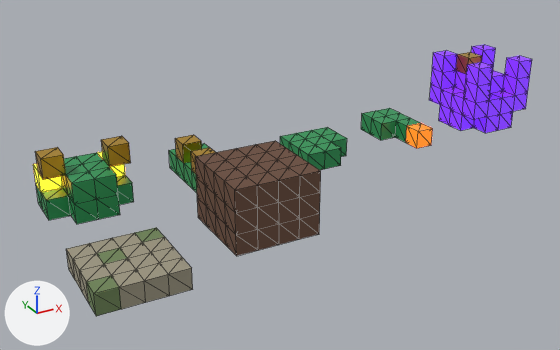
The glTF model art/dragon_kit.glb, before and after one commit.
Camera for both pictures: a camera (50 mm lens) standing at (-1.99, -8.36, 3.99) and looking at (2.3, -0.57, 0.09). The axes (+X, +Y, +Z) are drawn at lower left. The lights are the same throughout. The picture after the commit comes second. Mesh edges are drawn as thin lines. Vertices at exactly the same position are counted once.

The scene before the commit, as lines of its bpy script (objects in view):
```python
ob_floor = bpy.data.objects.new('floor', me_floor)
ob_floor.location = (0.0, -1.5, 0.0)
ob_food = bpy.data.objects.new('food', me_food)
ob_food.location = (6.0, 0.0, 0.0)
ob_head = bpy.data.objects.new('head', me_head)
ob_head.location = (0.0, 0.0, 0.0)
ob_straight = bpy.data.objects.new('straight', me_straight)
ob_straight.location = (1.5, 0.0, 0.0)
ob_tail = bpy.data.objects.new('tail', me_tail)
ob_tail.location = (4.5, 0.0, 0.0)
ob_turn = bpy.data.objects.new('turn', me_turn)
ob_turn.location = (3.0, 0.0, 0.0)
ob_wall = bpy.data.objects.new('wall', me_wall)
ob_wall.location = (1.5, -1.5, 0.0)
```
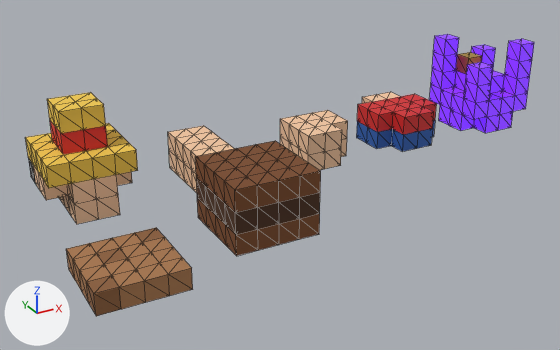
Changed parts and their boxes [x1, y1, x2, y2] in the pictures (560 x 350 px):
'head', reshaped (12% wider, 49% taller)
    before: [33, 136, 134, 224]
    after: [25, 92, 138, 224]
'food', reshaped (12% taller)
    before: [430, 45, 532, 133]
    after: [430, 34, 534, 133]
'tail', reshaped (12% wider, 49% taller)
    before: [361, 108, 433, 148]
    after: [356, 92, 437, 152]
'turn', reshaped (39% taller)
    before: [280, 127, 347, 170]
    after: [280, 110, 348, 170]
'straight', reshaped
    before: [169, 135, 215, 193]
    after: [168, 126, 235, 193]
part 1 of me_floor, recoloured
    both: [66, 233, 193, 309]
part 2 of me_floor, recoloured (green to brown)
    both: [86, 228, 164, 316]
part 3 of me_food, added (purple)
    after: [433, 34, 534, 62]
part 4 of me_head, built on
    before: [36, 183, 134, 220]
    after: [25, 92, 138, 188]
part 5 of me_head, recoloured (green to beige)
    before: [61, 153, 120, 224]
    after: [59, 175, 120, 224]
part 6 of me_head, recoloured
    both: [35, 136, 129, 179]
part 7 of me_head, recoloured
    before: [33, 152, 125, 192]
    after: [33, 165, 41, 192]
part 8 of me_straight, added (beige)
    after: [168, 126, 235, 170]
part 9 of me_straight, recoloured (green to beige)
    before: [169, 143, 210, 193]
    after: [169, 151, 197, 193]
part 10 of me_straight, recoloured (lighter)
    both: [175, 135, 215, 174]
part 11 of me_tail, added
    after: [356, 92, 437, 152]
part 12 of me_tail, recoloured
    before: [361, 108, 399, 135]
part 13 of me_tail, recoloured (green)
    before: [371, 113, 420, 142]
part 14 of me_tail, recoloured (orange to blue)
    before: [406, 123, 433, 148]
    after: [417, 128, 433, 148]
part 15 of me_turn, added (beige)
    after: [280, 110, 348, 155]
part 16 of me_turn, recoloured (green to beige)
    before: [280, 127, 347, 170]
    after: [280, 137, 347, 170]
part 17 of me_wall, recoloured
    both: [195, 141, 321, 254]
part 18 of me_wall, recoloured
    both: [196, 178, 320, 234]

What changed in the scene script:
```text
Add mat_cratetrim:
    mat_cratetrim = principled_material('CrateTrim')
    mat_cratetrim.base_color = (0.0704, 0.0273, 0.0103)  # brown #4b2e1a
    mat_cratetrim.roughness = 0.9
Add mat_crate:
    mat_crate = principled_material('Crate')
    mat_crate.base_color = (0.195, 0.0685, 0.0212)  # brown #7a4a28
    mat_crate.roughness = 0.9
Add mat_skin:
    mat_skin = principled_material('Skin')
    mat_skin.base_color = (0.905, 0.571, 0.356)  # beige #f4c7a1
    mat_skin.roughness = 0.85
Add mat_blue:
    mat_blue = principled_material('Blue')
    mat_blue.base_color = (0.0232, 0.109, 0.434)  # blue #2a5db0
    mat_blue.roughness = 0.7
Add mat_strawhat:
    mat_strawhat = principled_material('StrawHat')
    mat_strawhat.base_color = (0.888, 0.584, 0.0723)  # yellow #f2c94c
    mat_strawhat.roughness = 0.8
Add mat_deckdark:
    mat_deckdark = principled_material('DeckDark')
    mat_deckdark.base_color = (0.262, 0.114, 0.0437)  # brown #8c5f3b
    mat_deckdark.roughness = 0.9
Add mat_deck:
    mat_deck = principled_material('Deck')
    mat_deck.base_color = (0.397, 0.188, 0.0782)  # brown #a9784f
    mat_deck.roughness = 0.9
Change me_floor:
    where me_floor.from_pydata(...)  # 50 vertices, 192 faces; spans x -0.5..0.5, y -0.5..0.5, z -0.25..0.0
    me_floor part 1: all 156 faces that had it switch from mat_stone (yellow #9e9883) to mat_deck (brown #a9784f)
    me_floor part 2: all 36 faces that had it switch from mat_moss (green #6f8558) to mat_deckdark (brown #8c5f3b)
Change me_food:
    remove me_food.from_pydata(...)  # 111 vertices, 492 faces; spans x -0.5..0.5, y -0.5..0.5, z 0.0..1.0
    add me_food.from_pydata(...)  # 119 vertices, 516 faces; spans x -0.5..0.5, y -0.5..0.5, z 0.0..1.25
    me_food part 3
    8 new vertices lie (0.0, 0.0, 0.25) away from vertices in x -0.5..0.5, y -0.5..0.5, z 1.0
    24 new faces join them, mat_fruit (purple #7b2ff7, glowing purple #6123c5)
Change me_head:
    remove me_head.from_pydata(...)  # 68 vertices, 264 faces; spans x -0.5..0.5, y -0.5..0.5, z 0.0..0.75
    add me_head.from_pydata(...)  # 106 vertices, 552 faces; spans x -0.5..0.5, y -0.5..0.5, z 0.0..1.25
    me_head part 4: 6 vertices removed from x -0.5..0.5, y -0.25..0.25, z 0.0; 44 vertices added at x -0.5..0.5, y -0.5..0.5, z 0.25..1.25
    me_head part 5: 168 faces spanning x -0.25..0.25, y -0.5..0.5, z 0.0..0.5 switch from mat_scales (green #2f9e5b) to mat_skin (beige #f4c7a1)
    me_head part 6: 24 faces spanning x -0.5..0.5, y -0.25..0.0, z 0.5..0.75 switch from mat_gold (yellow #f2bf3a) to mat_strawhat (yellow #f2c94c)
    me_head part 7: 24 faces spanning x -0.5..0.5, y 0.0..0.25, z 0.25..0.5 switch from mat_eye (orange #ffb22e, glowing orange #ffa21a) to mat_skin (beige #f4c7a1)
    add me_head.materials.append(mat_red)  # red #d62828
    add me_head.materials.append(mat_dark)  # black #25201f
Change me_straight:
    remove me_straight.from_pydata(...)  # 38 vertices, 120 faces; spans x -0.25..0.25, y -0.5..0.5, z 0.0..0.5
    add me_straight.from_pydata(...)  # 45 vertices, 192 faces; spans x -0.25..0.25, y -0.5..0.5, z 0.0..0.5
    me_straight part 8
    7 new vertices lie (0.0, 0.0, 0.25) away from vertices in x -0.25..0.25, y -0.5..0.5, z 0.25
    72 new faces join them
    me_straight part 9: 96 faces spanning x -0.25..0.25, y -0.5..0.5, z 0.0..0.25 switch from mat_scales (green #2f9e5b) to mat_skin (beige #f4c7a1)
    me_straight part 10: 24 faces spanning x -0.25..0.0, y -0.5..0.25, z 0.25..0.5 switch from mat_gold (yellow #f2bf3a) to mat_skin (beige #f4c7a1)
Change me_tail:
    remove me_tail.from_pydata(...)  # 26 vertices, 72 faces; spans x -0.25..0.25, y -0.5..0.5, z 0.0..0.25
    add me_tail.from_pydata(...)  # 63 vertices, 288 faces; spans x -0.5..0.5, y -0.5..0.5, z 0.0..0.5
    me_tail part 11: 37 vertices added at x -0.5..0.5, y -0.5..0.5, z 0.0..0.5
    me_tail part 12: 24 faces spanning x -0.25..0.25, y 0.25..0.5, z 0.0..0.25 switch from mat_scales (green #2f9e5b) to mat_skin (beige #f4c7a1)
    me_tail part 13: 36 faces spanning x -0.25..0.25, y -0.25..0.25, z 0.0..0.25 switch from mat_scales (green #2f9e5b) to mat_blue (blue #2a5db0)
    me_tail part 14: 12 faces spanning x 0.0..0.25, y -0.5..-0.25, z 0.0..0.25 switch from mat_ember (orange #ff6a1a, glowing orange #ff4a08) to mat_blue (blue #2a5db0)
    add me_tail.materials.append(mat_red)  # red #d62828
Change me_turn:
    remove me_turn.from_pydata(...)  # 30 vertices, 96 faces; spans x -0.25..0.5, y -0.5..0.25, z 0.0..0.25
    add me_turn.from_pydata(...)  # 45 vertices, 192 faces; spans x -0.25..0.5, y -0.5..0.25, z 0.0..0.5
    me_turn part 15
    15 new vertices lie (0.0, 0.0, 0.25) away from vertices in x -0.25..0.5, y -0.5..0.25, z 0.25
    96 new faces join them
    me_turn part 16: 96 faces spanning x -0.25..0.5, y -0.5..0.25, z 0.0..0.25 switch from mat_scales (green #2f9e5b) to mat_skin (beige #f4c7a1)
Change me_wall:
    where me_wall.from_pydata(...)  # 100 vertices, 576 faces; spans x -0.5..0.5, y -0.5..0.5, z 0.0..0.75
    me_wall part 17: 432 faces spanning x -0.5..0.5, y -0.5..0.5, z 0.0..0.75 switch from mat_brick (brown #6b4d3d) to mat_crate (brown #7a4a28)
    me_wall part 18: 144 faces spanning x -0.5..0.5, y -0.5..0.5, z 0.25..0.5 switch from mat_brick (brown #6b4d3d) to mat_cratetrim (brown #4b2e1a)
```
